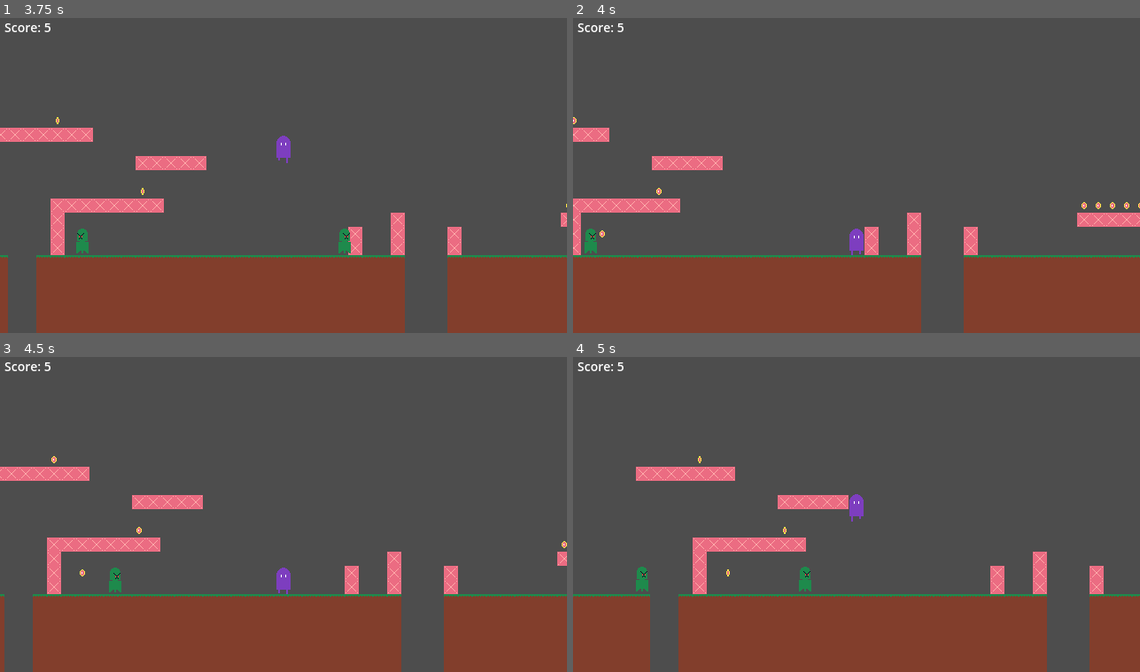
Above: before the commit, frames 1-4 (two rows, left to right).
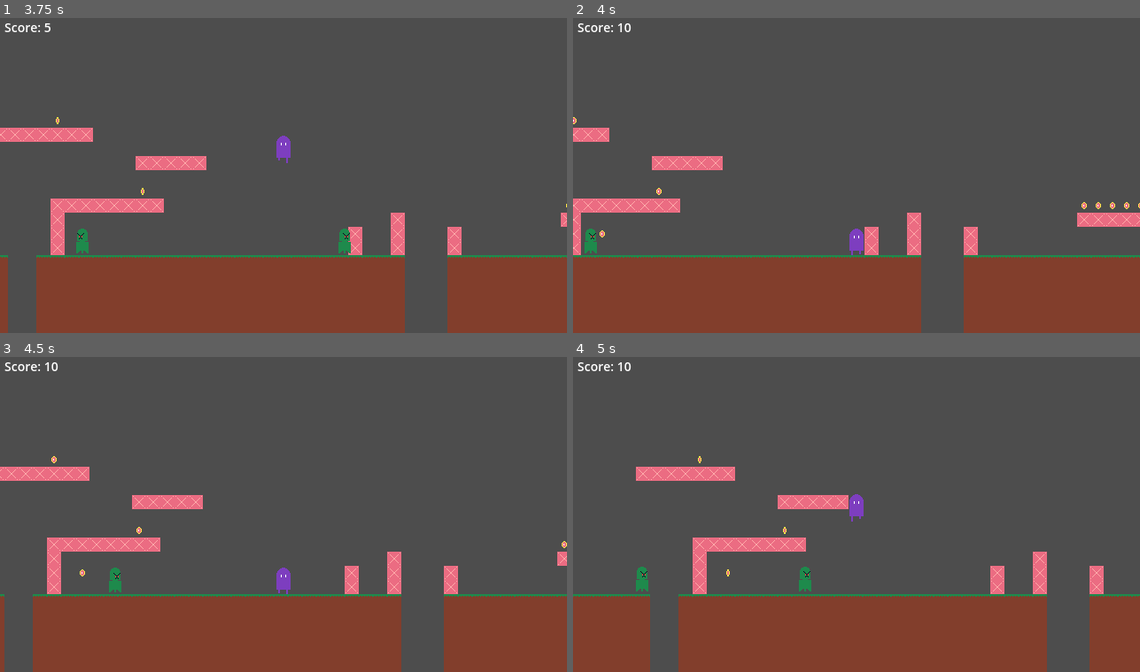
Above: after the commit, the same moments.

Repository: tfcb93/module-small-platformer
Game: Godot game, scene res://scenes/game.tscn
The game is run twice, just before and just after one commit, with the same random seed, the same clock (stepped at 60 frames per second) and the same inputs.
Inputs:
- Up to frame 1 (3.75 s): hold Right (right) 0.53-2.03 s; tap Space (jump) at 0.77, 1.52, 3.02 s; hold A (left) 2.03-2.78 s; hold Right (right) from 2.78 s (still down)
- Up to frame 2 (4 s): keep holding Right (right); tap Space (jump) at 3.77 s
- Up to frame 3 (4.5 s): release Right (right) at 4.28 s; hold A (left) from 4.28 s (still down)
- Up to frame 4 (5 s): keep holding A (left); tap Space (jump) at 4.52 s

Frame 1 is identical in both runs. In frame 2, less than 0.1% of the frame differs, in the area x 7-11%, y 1-5%; in frame 3, less than 0.1%; in frame 4, less than 0.1%.

Commit message:
Gives points when an enemy is killed

Diff:
--- a/scripts/enemy.gd
+++ b/scripts/enemy.gd
@@ -49,6 +49,8 @@
 	change_direction();
 
 func kill_enemy() -> void:
+		Events.add_point.emit(5); # I think this should be in the game scene, since it is responsible for more global events.
+		# It's like, the enemy shouldn't know that when it dies it gives points to some entity.
 		get_parent().call_deferred("remove_child", self);
 		queue_free();
 
--- a/scripts/events.gd
+++ b/scripts/events.gd
@@ -14,7 +14,7 @@
 signal player_died();
 signal stop_enemies();
 
-signal add_point();
+signal add_point(value: int);
 signal update_score();
 
 signal win();
--- a/scripts/game.gd
+++ b/scripts/game.gd
@@ -25,8 +25,8 @@
 	Events.show_message.emit("You Win!");
 	Events.show_menu.emit();
 
-func _on_add_point() -> void:
-	Globals.player_score += 1;
+func _on_add_point(value: int = 1) -> void:
+	Globals.player_score += value;
 
 func _on_kill_player() -> void:
 	Events.show_message.emit("Game Over");
